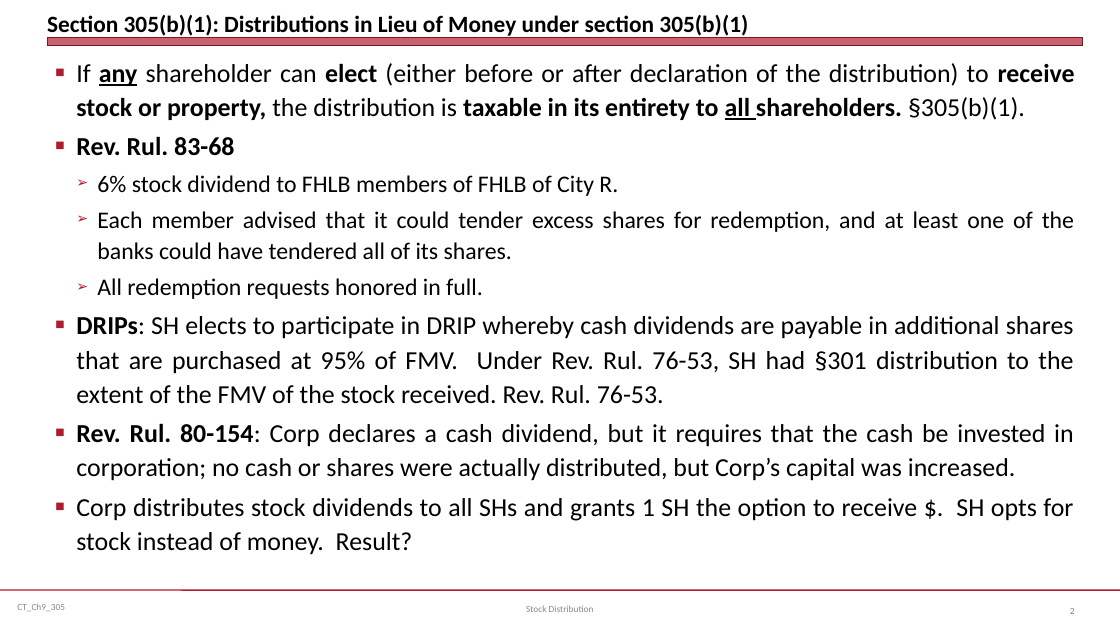
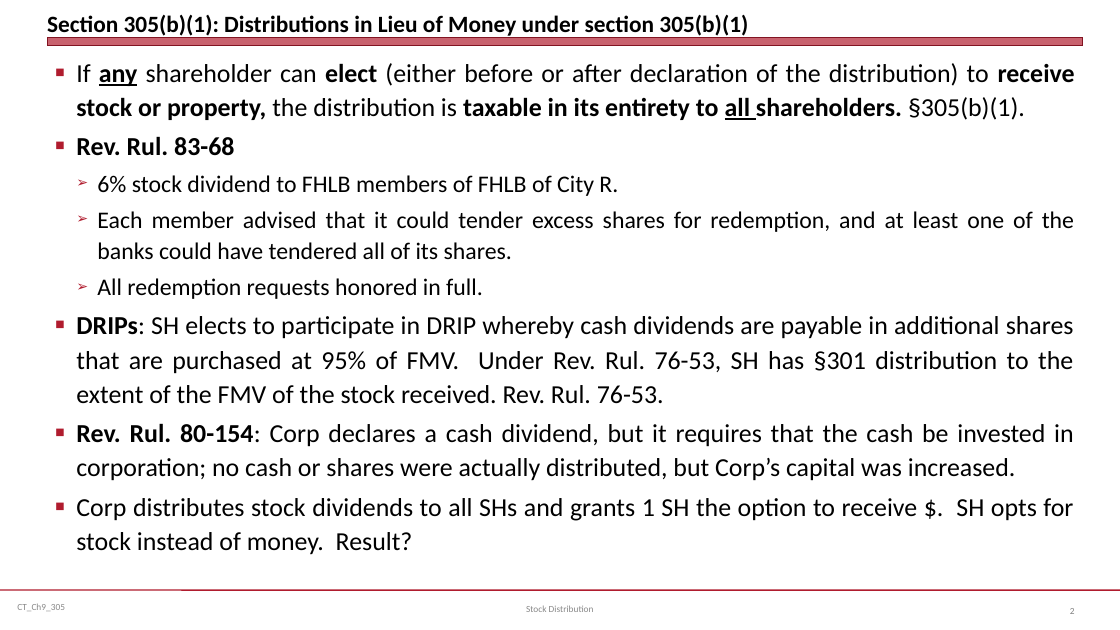
Before and after one commit to jmc877/Corporate-Tax, a slide deck: slide 2 of slides/CT_305_23.pptx. Drawn at 1120x630 pixels with LibreOffice and Linux fonts; fonts in the diff are those of the drawing. Boxes give left, top, right and bottom in pixels: in the first picture for what was removed or moved away, otherwise in the second. Text is boxed around its words. In the diff, an @@ line names an element or a change of style, - is before the commit and + after.

```diff
--- a/slides/CT_305_23.pptx
+++ b/slides/CT_305_23.pptx
@@ text at (76,316,1074,404): text changed @@
-■ DRIPs: SH elects to participate in DRIP whereby cash dividends are payable in additional shares that are purchased at 95% of FMV. Under Rev. Rul. 76-53, SH had §301 distribution to the extent of the FMV of the stock received. Rev. Rul. 76-53.
+■ DRIPs: SH elects to participate in DRIP whereby cash dividends are payable in additional shares that are purchased at 95% of FMV. Under Rev. Rul. 76-53, SH has §301 distribution to the extent of the FMV of the stock received. Rev. Rul. 76-53.
```
Also in this commit, not shown: 2 other slides changed, 2 other files.
